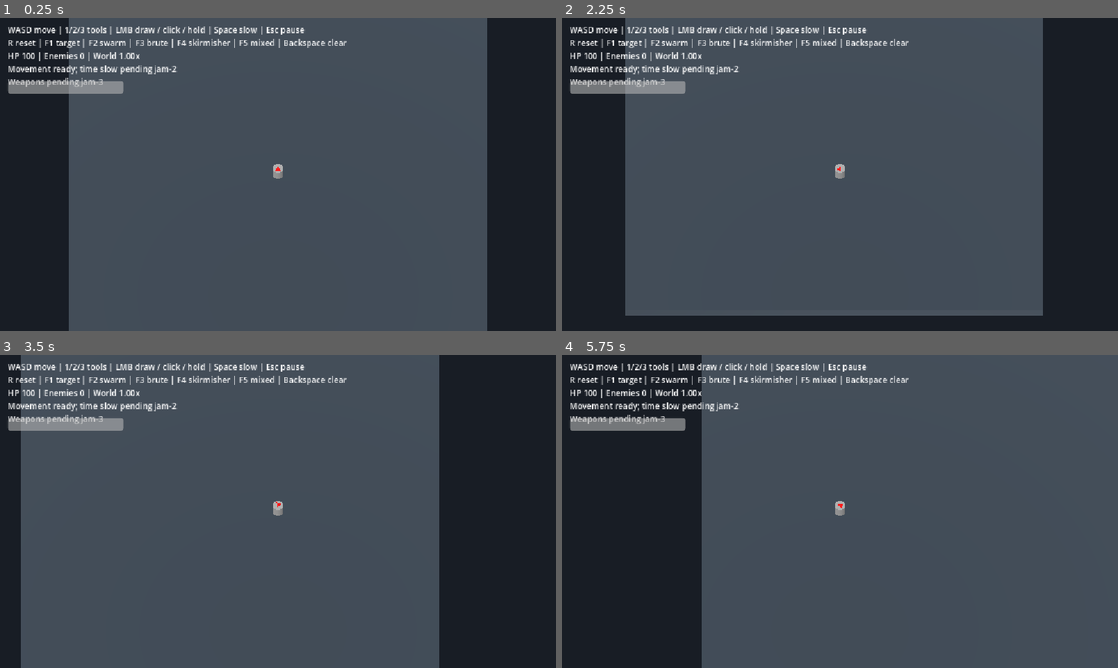
Above: before the commit, frames 1-4 (two rows, left to right).
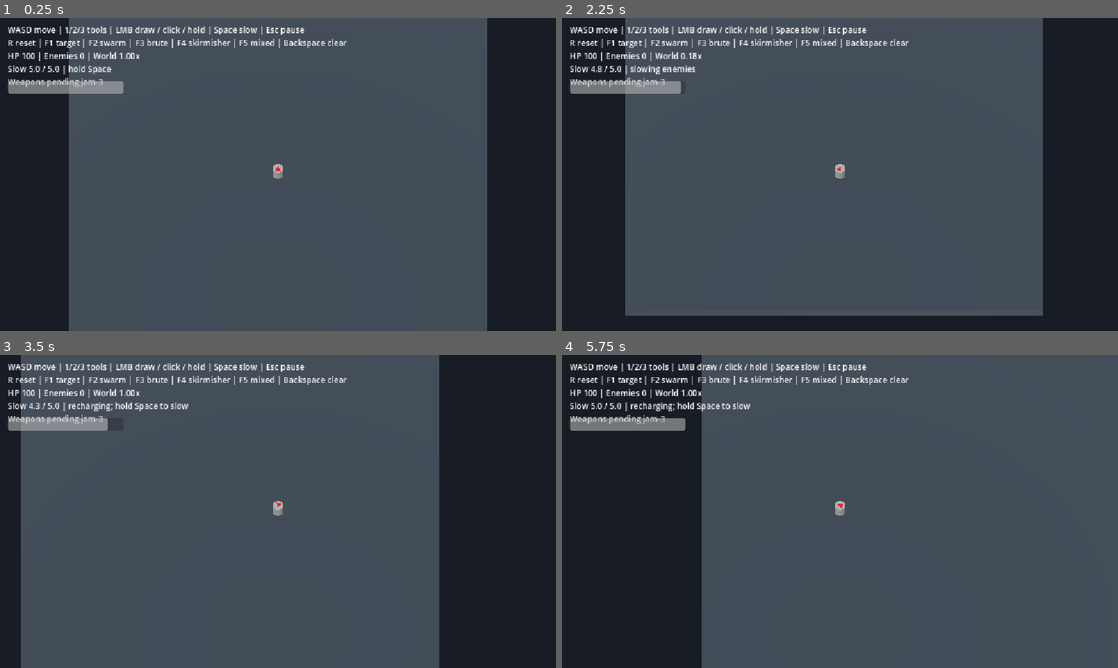
Above: after the commit, the same moments.

Repository: Ty1rl/old-tech
Game: Godot game, scene res://scenes/prototype/arena.tscn
The game is run twice, just before and just after one commit, with the same random seed, the same clock (stepped at 60 frames per second) and the same inputs. This scene is started directly instead of the project's main scene.
Inputs (mouse positions are in pixels of both pictures, inside the frame that each line leads up to):
- Up to frame 1 (0.25 s): no input
- Up to frame 2 (2.25 s): tap Enter at 0.5 s; move the mouse to (962, 158) at 0.52 s; hold D (move_right) 0.53-1.28 s; hold Space 0.53-1.28 s; click (962, 158) at 0.67 s; move the mouse to (728, 190) at 1.27 s; hold S (move_down) 1.28-2.03 s; tap R at 1.35 s; click (728, 190) at 1.42 s; tap Space at 1.52, 1.55, 1.82 s; move the mouse to (895, 105) at 2.02 s; hold D (move_right) from 2.03 s (still down); hold Space from 2.03 s (still down); tap Backspace at 2.1 s; click (895, 105) at 2.17 s
- Up to frame 3 (3.5 s): move the mouse to (250, 574) at 2.77 s; release D (move_right) at 2.78 s; release Space at 2.78 s; hold W (move_up) from 2.78 s (still down); tap Space at 2.85, 3.02, 3.32 s; click (250, 574) at 2.92 s
- Up to frame 4 (5.75 s): tap Space at 3.5, 5.27, 5.3, 5.57 s; move the mouse to (1006, 558) at 3.52 s; release W (move_up) at 3.53 s; hold A (move_left) 3.53-4.25 s; hold Space 3.53-4.25 s; tap R at 3.6 s; click (1006, 558) at 3.67 s; tap Escape (pause) at 4.15 s; click "Continue" at 4.25 s; tap Enter at 5 s; move the mouse to (673, 464) at 5.02 s; hold A (move_left) from 5.03 s (still down); tap Backspace at 5.1 s; click (673, 464) at 5.17 s

The runs differ from the first frame. In frame 1, 0.4% of the frame differs, in the area x 1-32%, y 15-18%; in frame 2, 0.5%; in frame 3, 0.6%, in the area x 1-34%, y 15-25%; in frame 4, 0.5%.

Commit message:
Implement combat player movement and time slow
Work-Seat: old-tech/jam-1

Diff:
--- /dev/null
+++ b/scenes/prototype/checks/player.gd
@@ -0,0 +1,216 @@
+extends SceneTree
+
+const Tuning = preload("res://scenes/prototype/tuning.gd")
+const ACTIONS := [&"move_left", &"move_right", &"move_up", &"move_down"]
+var failures: Array[String] = []
+var checks: int = 0
+
+
+func _initialize() -> void:
+	call_deferred("run")
+
+
+func expect(condition: bool, message: String) -> void:
+	checks += 1
+	if not condition:
+		failures.append(message)
+
+
+func release_actions() -> void:
+	for action in ACTIONS:
+		Input.action_release(action)
+
+
+func space(pressed: bool) -> void:
+	var event := InputEventKey.new()
+	event.keycode = KEY_SPACE
+	event.physical_keycode = KEY_SPACE
+	event.pressed = pressed
+	Input.parse_input_event(event)
+	Input.flush_buffered_events()
+
+
+func ticks(player: CharacterBody3D, count: int, aim: Vector3) -> void:
+	# Exercise the public arena delegate once per real engine physics tick.
+	for index in range(count):
+		await physics_frame
+		player.step(1.0 / float(Engine.physics_ticks_per_second), aim)
+
+
+func flat(vector: Vector3) -> Vector3:
+	return Vector3(vector.x, 0, vector.z)
+
+
+func resource_interval(player: CharacterBody3D, duration: float, delta: float, held: bool) -> float:
+	var remaining := duration
+	var world_seconds := 0.0
+	while remaining > 0.00000001:
+		var step := minf(remaining, delta)
+		player._step_slow(step, held)
+		world_seconds += step * player.world_scale
+		remaining -= step
+	return world_seconds
+
+
+func run() -> void:
+	space(false)
+	release_actions()
+	var arena = load("res://scenes/prototype/arena.tscn").instantiate()
+	root.add_child(arena)
+	current_scene = arena
+	await physics_frame
+	await physics_frame
+	var player: CharacterBody3D = arena.player
+	var state = root.get_node("GameState")
+	var scenes = root.get_node("SceneManager")
+	# The real arena integration is also checked separately by foundation.gd.
+	# Here explicit public step() calls allow exact aim and delta scenarios.
+	arena.set_physics_process(false)
+	player.reset_state()
+	expect(not player.is_physics_processing(), "Inherited automatic physics is disabled")
+	var origin: Vector3 = player.position
+	Input.action_press("move_up")
+	await physics_frame
+	await physics_frame
+	expect(player.position == origin, "No delegate movement occurs without an arena step")
+	await ticks(player, 12, Vector3(20, 1000, 0))
+	var facing: Vector3 = -player.model.global_basis.z
+	expect(player.position.z < origin.z - 0.5 and absf(player.position.x - origin.x) < 0.001, "W moves camera-forward while aim is sideways")
+	expect(facing.dot(flat(Vector3(20, 0, 0) - player.position).normalized()) > 0.999, "Mouse-facing ignores height and follows world aim")
+	var velocity_before := flat(player.velocity)
+	await ticks(player, 1, Vector3(-20, 1000, 0))
+	expect(flat(player.velocity).distance_to(velocity_before) < 0.001, "Changing aim does not change held movement velocity")
+	expect((-player.model.global_basis.z).x < -0.98, "Facing updates immediately to a new mouse direction")
+	var stable_facing: Basis = player.model.global_basis
+	release_actions()
+	player.reset_input()
+	await ticks(player, 1, player.position + Vector3(0, 100, 0))
+	expect(player.model.global_basis.is_equal_approx(stable_facing), "Aim directly above the player keeps a valid last facing")
+	release_actions()
+	player.reset_state()
+	player.camera.global_rotation.y = PI * 0.5
+	origin = player.position
+	Input.action_press("move_up")
+	await ticks(player, 12, Vector3(0, 0, 20))
+	expect(player.position.x < origin.x - 0.5 and absf(player.position.z - origin.z) < 0.001, "Movement uses camera yaw rather than model facing")
+	expect((-player.model.global_basis.z).dot(flat(Vector3(0, 0, 20) - player.position).normalized()) > 0.999, "Camera-relative motion still allows independent facing")
+	release_actions()
+	player.camera.global_rotation.y = 0.0
+	player.reset_state()
+	Input.action_press("move_up")
+	Input.action_press("move_right")
+	await ticks(player, 12, Vector3(20, 0, 0))
+	expect(is_equal_approx(flat(player.velocity).length(), Tuning.PLAYER.speed), "Diagonal movement is normalized to configured speed")
+	expect(player.velocity.x > 0.0 and player.velocity.z < 0.0, "Simultaneous W and D preserve both movement axes")
+	release_actions()
+	await ticks(player, 8, Vector3(20, 0, 0))
+	expect(flat(player.velocity).is_zero_approx(), "Released movement decelerates to a stop")
+	player.reset_state()
+	await ticks(player, 1, Vector3.RIGHT * 20)
+	space(true)
+	expect(Input.is_physical_key_pressed(KEY_SPACE), "Engine Space injection exercises physical-key polling")
+	Input.action_press("move_right")
+	await ticks(player, 12, Vector3(0, 0, -20))
+	expect(is_equal_approx(player.world_scale, Tuning.SLOW.scale), "Public step polls held Space and slows the enemy clock")
+	expect(is_equal_approx(flat(player.velocity).length(), Tuning.PLAYER.speed), "Player retains normal movement speed while slowing enemies")
+	expect(absf(player.slow_charge - (Tuning.SLOW.capacity - 12.0 / float(Engine.physics_ticks_per_second) * Tuning.SLOW.drain)) < 0.00001, "Live Space charge drains using real physics delta")
+	expect((-player.model.global_basis.z).z < -0.99, "Mouse-facing remains independent during slow time")
+	space(false)
+	release_actions()
+	var charge_before: float = player.slow_charge
+	await ticks(player, 1, Vector3.RIGHT * 20)
+	expect(player.world_scale == 1.0 and player.slow_charge > charge_before, "Physical Space release restores normal time and regenerates")
+
+	for delta in [1.0, 0.1, 1.0 / 60.0]:
+		player.reset_state()
+		player._step_slow(0.0, false)
+		var world_seconds := resource_interval(player, 2.75, delta, true)
+		expect(absf(player.slow_charge - (Tuning.SLOW.capacity - 2.75 * Tuning.SLOW.drain)) < 0.00001, "Real-time drain is delta-consistent at %.6f" % delta)
+		expect(absf(world_seconds - 2.75 * Tuning.SLOW.scale) < 0.00001, "Enemy slow time is delta-consistent before exhaustion at %.6f" % delta)
+		resource_interval(player, 1.25, delta, false)
+		expect(absf(player.slow_charge - (Tuning.SLOW.capacity - 2.75 * Tuning.SLOW.drain + 1.25 * Tuning.SLOW.regeneration)) < 0.00001, "Release regeneration is delta-consistent at %.6f" % delta)
+	for delta in [8.0, 1.0, 0.03]:
+		player.reset_state()
+		player._step_slow(0.0, false)
+		var world_seconds := resource_interval(player, 8.0, delta, true)
+		var slow_seconds: float = Tuning.SLOW.capacity / Tuning.SLOW.drain
+		var expected: float = slow_seconds * Tuning.SLOW.scale + 8.0 - slow_seconds
+		expect(player.slow_charge == 0.0 and player._slow_release_required, "Exhaustion latches and clamps charge at delta %.6f" % delta)
+		expect(absf(world_seconds - expected) < 0.00001, "Partial exhaustion tick conserves enemy time at delta %.6f" % delta)
+		resource_interval(player, 2.0, delta, true)
+		expect(player.slow_charge == 0.0 and player.world_scale == 1.0, "Continued held Space cannot regenerate or strobe at delta %.6f" % delta)
+		player._step_slow(0.5, false)
+		expect(is_equal_approx(player.slow_charge, 0.5 * Tuning.SLOW.regeneration) and not player._slow_release_required, "Release recharges and rearms after exhaustion at delta %.6f" % delta)
+		player._step_slow(0.1, true)
+		expect(is_equal_approx(player.world_scale, Tuning.SLOW.scale) and player.slow_charge > 0.0, "Fresh hold reactivates slow after exhaustion at delta %.6f" % delta)
+	player._step_slow(100.0, false)
+	expect(player.slow_charge == Tuning.SLOW.capacity and player.world_scale == 1.0, "Long release regeneration cannot exceed capacity")
+	player._step_slow(0.0, true)
+	expect(player.slow_charge == Tuning.SLOW.capacity, "Zero-delta held sample consumes no charge")
+	player._step_slow(-1.0, true)
+	expect(player.slow_charge == Tuning.SLOW.capacity, "Negative delta cannot create charge or consume time")
+
+	player.take_damage(12.0)
+	expect(is_equal_approx(player.health, Tuning.PLAYER.health - 12.0), "Contact damage subtracts actual health")
+	player.take_damage(-10.0)
+	expect(is_equal_approx(player.health, Tuning.PLAYER.health - 12.0), "Negative damage cannot heal the player")
+	player.take_damage(1000.0)
+	player.take_damage(12.0)
+	expect(player.health == 0.0, "Repeated lethal damage stops at zero health")
+	space(true)
+	player.position = Vector3(5, 0.55, 5)
+	player.velocity = Vector3(4, 0, 2)
+	player.reset_state()
+	expect(player.position == Vector3(0, 0.55, 0) and player.velocity == Vector3.ZERO and player.health == Tuning.PLAYER.health, "Reset restores player position, velocity and health")
+	expect(player.slow_charge == Tuning.SLOW.capacity and player.world_scale == 1.0 and not player._slow_held, "Reset restores full charge, normal time and clear held state")
+	await ticks(player, 2, Vector3.RIGHT * 20)
+	expect(player.world_scale == 1.0 and player.slow_charge == Tuning.SLOW.capacity, "Reset while Space is held cannot immediately reactivate slow")
+	space(false)
+	await ticks(player, 1, Vector3.RIGHT * 20)
+	space(true)
+	await ticks(player, 1, Vector3.RIGHT * 20)
+	expect(is_equal_approx(player.world_scale, Tuning.SLOW.scale), "Reset rearms only after a release and fresh press")
+
+	Input.action_press("move_up")
+	await ticks(player, 2, Vector3.RIGHT * 20)
+	state.pause()
+	expect(paused and scenes.has_popup(&"PauseMenu"), "Existing pause flow opens the partner popup")
+	expect(player.world_scale == 1.0 and player.velocity == Vector3.ZERO and not player._slow_held, "GameState pause immediately clears slow and movement")
+	charge_before = player.slow_charge
+	await create_timer(0.05).timeout
+	expect(is_equal_approx(player.slow_charge, charge_before), "Paused tree does not drain or regenerate charge")
+	Input.action_release("move_up")
+	state.resume()
+	await process_frame
+	await ticks(player, 2, Vector3.RIGHT * 20)
+	expect(not paused and not scenes.has_popup(), "Existing resume closes pause popup")
+	expect(player.world_scale == 1.0 and is_equal_approx(player.slow_charge, charge_before), "Resume while Space remains held does not activate or refill slow")
+	expect(flat(player.velocity).is_zero_approx(), "Movement released inside a popup is not stuck after resume")
+	space(false)
+	await ticks(player, 1, Vector3.RIGHT * 20)
+	space(true)
+	await ticks(player, 1, Vector3.RIGHT * 20)
+	expect(is_equal_approx(player.world_scale, Tuning.SLOW.scale), "Pause rearm requires observed release and fresh press")
+	arena._notification(Node.NOTIFICATION_APPLICATION_FOCUS_OUT)
+	expect(paused and player.world_scale == 1.0 and not player._slow_held, "Focus-loss callback pauses and cancels active slow")
+	charge_before = player.slow_charge
+	state.resume()
+	await process_frame
+	await ticks(player, 1, Vector3.RIGHT * 20)
+	expect(player.world_scale == 1.0 and is_equal_approx(player.slow_charge, charge_before), "Focus-loss/resume also blocks an unreleased Space hold")
+	space(false)
+	await ticks(player, 1, Vector3.RIGHT * 20)
+	space(true)
+	await ticks(player, 1, Vector3.RIGHT * 20)
+	expect(is_equal_approx(player.world_scale, Tuning.SLOW.scale), "Fresh Space reactivates after focus-loss release")
+	expect(player.status_text().contains("Slow") and player.status_text().contains("slowing"), "Status exposes charge and active slow")
+	player.reset_input()
+	expect(player.status_text().contains("release Space"), "Status explains the release/rearm requirement")
+	expect(Engine.time_scale == 1.0, "Player never changes the global engine clock")
+	space(false)
+	release_actions()
+	state.resume()
+	arena.queue_free()
+	await process_frame
+	print(JSON.stringify({"status": "passed" if failures.is_empty() else "failed", "checks": checks, "failures": failures}))
+	quit(0 if failures.is_empty() else 1)
--- a/scenes/prototype/player.gd
+++ b/scenes/prototype/player.gd
@@ -3,7 +3,15 @@
 const Tuning = preload("res://scenes/prototype/tuning.gd")
 var health: float = Tuning.PLAYER.health
 var slow_charge: float = Tuning.SLOW.capacity
+# Effective enemy-clock multiplier for the current arena tick. On the tick
+# that runs out of charge it averages the slowed and normal portions.
 var world_scale: float = 1.0
+var _slow_held := false
+var _slow_release_required := false
+
+
+func _ready() -> void:
+	set_physics_process(false)
 
 
 # The arena is the only simulation clock. Do not also run the inherited tick.
@@ -16,18 +24,47 @@
 
 
 func step(delta: float, aim: Vector3) -> void:
+	_step_slow(delta, Input.is_physical_key_pressed(KEY_SPACE))
 	_input_dir = Input.get_vector("move_left", "move_right", "move_up", "move_down")
 	speed = Tuning.PLAYER.speed
 	_update_velocity(delta)
 	move_and_slide()
 	var direction := aim - global_position
 	direction.y = 0.0
-	if direction.length_squared() > 0.001:
+	if direction.length_squared() > 0.001 and is_instance_valid(model):
 		model.global_basis = Basis.looking_at(direction)
 
 
+func _step_slow(delta: float, held: bool) -> void:
+	# A small input/charge helper shared with checks; only step() calls it in
+	# gameplay, using the arena's real delta. It has no independent clock.
+	var dt := maxf(delta, 0.0)
+	var capacity: float = Tuning.SLOW.capacity
+	slow_charge = clampf(slow_charge, 0.0, capacity)
+	_slow_held = held
+	world_scale = 1.0
+	if not held:
+		_slow_release_required = false
+		slow_charge = minf(capacity, slow_charge + Tuning.SLOW.regeneration * dt)
+		return
+	if _slow_release_required:
+		return
+	if slow_charge <= 0.0:
+		_slow_release_required = true
+		return
+	if dt <= 0.0:
+		world_scale = Tuning.SLOW.scale
+		return
+	var active_seconds := minf(dt, slow_charge / Tuning.SLOW.drain)
+	slow_charge = maxf(0.0, slow_charge - Tuning.SLOW.drain * active_seconds)
+	world_scale = lerpf(1.0, Tuning.SLOW.scale, active_seconds / dt)
+	if slow_charge <= 0.000001:
+		slow_charge = 0.0
+		_slow_release_required = true
+
+
 func take_damage(amount: float) -> void:
-	health = maxf(0.0, health - amount)
+	health = maxf(0.0, health - maxf(0.0, amount))
 
 
 func reset_state() -> void:
@@ -38,12 +75,24 @@
 	slow_charge = Tuning.SLOW.capacity
 	world_scale = 1.0
 	reset_input()
+	if is_instance_valid(model):
+		model.basis = Basis.IDENTITY
 
 
 func reset_input() -> void:
 	_input_dir = Vector2.ZERO
 	velocity = Vector3.ZERO
+	_slow_held = false
+	_slow_release_required = true
+	world_scale = 1.0
 
 
 func status_text() -> String:
-	return "Movement ready; time slow pending jam-2"
+	var hint := "hold Space"
+	if _slow_release_required:
+		hint = "release Space to re-arm"
+	elif _slow_held:
+		hint = "slowing enemies"
+	elif slow_charge < Tuning.SLOW.capacity:
+		hint = "recharging; hold Space to slow"
+	return "Slow %.1f / %.1f | %s" % [slow_charge, Tuning.SLOW.capacity, hint]
Not shown, added: scenes/prototype/checks/player.gd.uid
